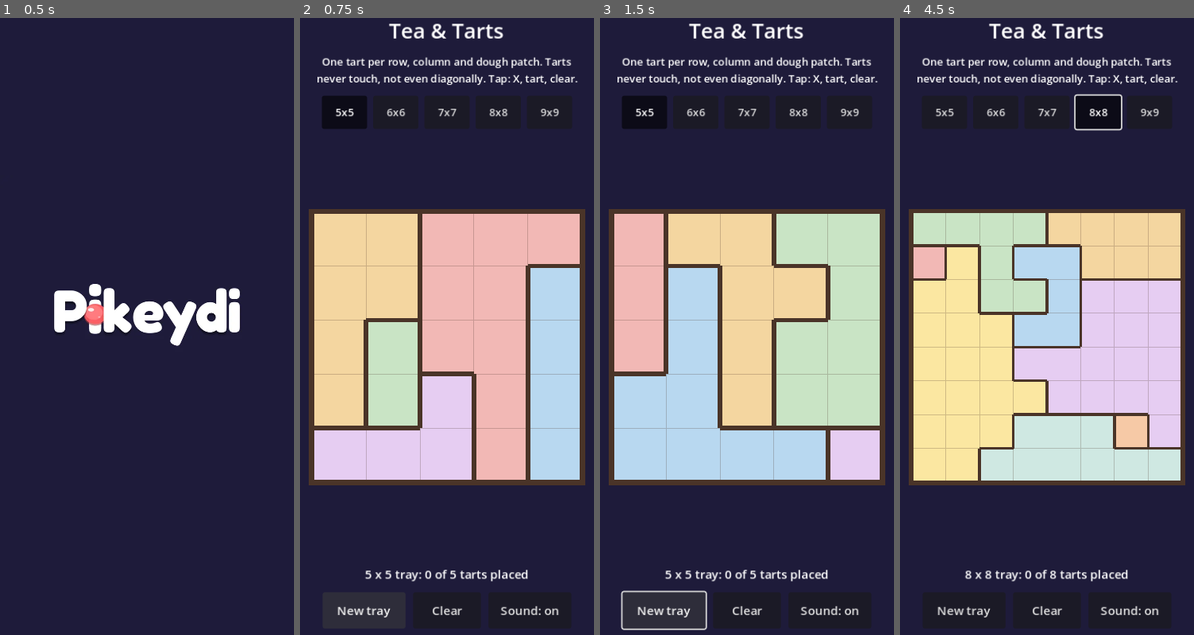
Above: before the commit, frames 1-4 (left to right).
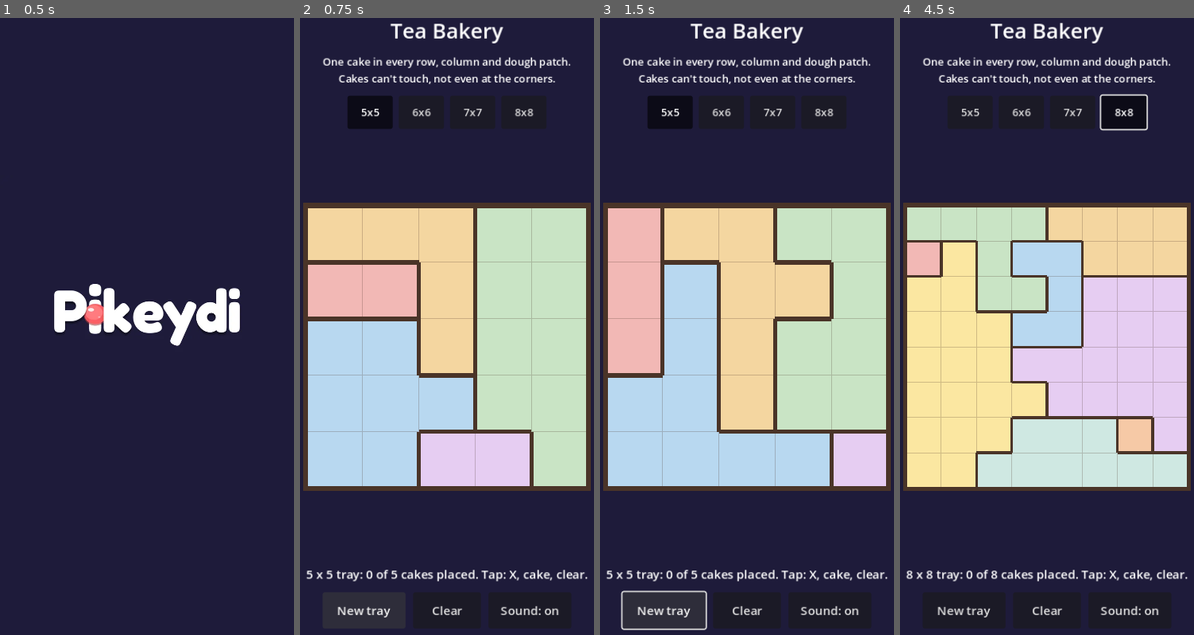
Above: after the commit, the same moments.

Repository: shaharFranses/tea-bakery
Game: Godot game, scene res://scenes/main.tscn
The game is run twice, just before and just after one commit, with the same random seed, the same clock (stepped at 60 frames per second) and the same inputs.
Inputs:
- Up to frame 1 (0.5 s): no input
- Up to frame 2 (0.75 s): click "New tray" at 0.5 s
- Up to frame 3 (1.5 s): click "New tray" at 1.25 s
- Up to frame 4 (4.5 s): click "5x5" at 2 s; click "6x6" at 2.75 s; click "7x7" at 3.5 s; click "8x8" at 4.25 s

Frame 1 is identical in both runs. In frame 2, 45% of the frame differs, in the area x 1-99%, y 0-92%; in frame 3, 14%; in frame 4, 15%.

Commit message:
Rename to working name tea-bakery; follow SPEC v0.1 (tutorial board 1, cake wording, 8x8 mobile cap / 9x9 desktop), CG gameplayStart, landscape backdrop hook, exclude art/portal from export, game smoke + title check in CI

Diff:
--- a/game/generator.gd
+++ b/game/generator.gd
@@ -1,4 +1,4 @@
-## Tea & Tarts puzzle generator: deterministic for (size, seed).
+## tea-bakery puzzle generator: deterministic for (size, seed).
 ##  1. random valid cake placement (one per row/col, no touching), from our own seeded RNG (tt_rng.gd);
 ##  2. grow n dough patches out from the n cakes (random frontier growth, 4-connected);
 ##  3. solver counts solutions (stop at 2). While not unique: take the other solution, move one of its cake
@@ -13,7 +13,19 @@
 
 const SIZES := {"easy": 5, "medium": 6, "hard": 7, "expert": 8, "master": 9}
 const MIN_N := 5
-const MAX_N := 9
+const MAX_N := 9            # 9x9 is desktop only (SPEC §9 D-04 / SM 10-25): see MAX_N_MOBILE
+const MAX_N_MOBILE := 8     # 358 px board / 8 = 44.75 px cells, keeps the 44 px tap rule at 390x844
+
+## Tutorial / board 1 (SPEC §4 worked example, validated unique by the solver in tests/test_puzzle.gd).
+const TUTORIAL := {"n": 5, "rows": ["AAACC", "BBACC", "DDACC", "DDDCC", "DDEEC"], "solution": [2, 0, 4, 1, 3]}
+
+static func tutorial() -> Dictionary:
+	var n: int = TUTORIAL.n
+	var reg := PackedInt32Array()
+	for row in TUTORIAL.rows:
+		for ch in row: reg.append(ch.unicode_at(0) - 65)
+	return {"n": n, "seed": -1, "regions": reg, "solution": PackedInt32Array(TUTORIAL.solution),
+		"regrows": 0, "reshapes": 0, "nodes": 0, "ms": 0.0, "tutorial": true}
 const MAX_REGROWS := 200
 
 static func difficulty_size(name: String) -> int:
--- a/game/rules.gd
+++ b/game/rules.gd
@@ -1,4 +1,4 @@
-## Tea & Tarts rules (pure, static). Board: n x n, regions = flat PackedInt32Array (row-major, ids 0..n-1).
+## tea-bakery rules (pure, static). Board: n x n, regions = flat PackedInt32Array (row-major, ids 0..n-1).
 ## A solution / placement is a list of Vector2i(row, col) cake cells.
 ## Rules: one cake per row, per column and per dough patch (region); no two cakes touch, diagonals included.
 extends RefCounted
--- a/game/solver.gd
+++ b/game/solver.gd
@@ -1,4 +1,4 @@
-## Tea & Tarts backtracking solver. Row by row with column / patch bitmasks and the no-touch rule
+## tea-bakery backtracking solver. Row by row with column / patch bitmasks and the no-touch rule
 ## (in a row-by-row search, touching can only happen between consecutive rows: |col - prev_col| <= 1).
 ## count() stops at `limit` (use 2 for the uniqueness check). Returns 0 for boards with no solution.
 extends RefCounted
--- a/game/tt_rng.gd
+++ b/game/tt_rng.gd
@@ -1,4 +1,4 @@
-## Tea & Tarts deterministic RNG (xorshift32). Never uses the global randi()/randomize():
+## tea-bakery deterministic RNG (xorshift32). Never uses the global randi()/randomize():
 ## the same seed gives the same sequence on every platform and engine build (pure shifts/xors, masked to 32 bits).
 extends RefCounted
 
--- a/project.godot
+++ b/project.godot
@@ -2,7 +2,7 @@
 config_version=5
 
 [application]
-config/name="Tea & Tarts: Bakery Logic Puzzle"
+config/name="tea-bakery"
 config/version="0.0.1"
 run/main_scene="res://scenes/main.tscn"
 config/features=PackedStringArray("4.3", "GL Compatibility")
--- a/scenes/board_view.gd
+++ b/scenes/board_view.gd
@@ -1,4 +1,4 @@
-## Tea & Tarts board: draws the tray (dough patches, patch borders, X marks, cakes, conflict highlight)
+## tea-bakery board: draws the tray (dough patches, patch borders, X marks, cakes, conflict highlight)
 ## and turns taps into cell cycles: empty -> X mark -> cake -> empty. Code-drawn (no art yet; placeholder palette).
 extends Control
 
--- a/scenes/main.gd
+++ b/scenes/main.gd
@@ -1,6 +1,9 @@
-## Tea & Tarts main scene (Day-0 skeleton + minimal playable board).
+## tea-bakery main scene (Day-0 skeleton + minimal playable board). Working name only: the title is TBD (SM 10-25).
+## Board 1 = SPEC §4 tutorial board (no menu before it, SPEC §6); "New tray" = seeded generated boards.
+## Mobile boards capped at 8x8 (44 px cells); 9x9 only on desktop where cells stay >= 44 px (SPEC §9 D-04).
+## CrazyGames gameplayStart fires once when board 1 becomes playable (after the intro), via PKD_CG (no-op without the SDK).
 ## PKD intro in overlay mode (pikeydi-logo/godot/INTEGRATION.md §2A); ?intro=0 skips it.
-## QA (debug builds, ?qa=1): &seed=<int|text> &size=5..9 &state=solved|almost|conflict ; PKD_QA.show("solve"|"clear"|"new"|"tap:r,c").
+## QA (debug builds, ?qa=1): &seed=<int|text> (skips the tutorial) &size=5..9 &state=solved|almost|conflict ; PKD_QA.show("solve"|"clear"|"new"|"tap:r,c").
 ## Nothing here pauses the tree (FF boot-hang lesson).
 extends Control
 
@@ -24,16 +27,25 @@
 var button: Button      # "New tray" (starter's 44px button contract)
 var mute: Button
 var size_buttons: Array = []
+var backdrop: TextureRect
+var backdrop_fill: ColorRect
+var gameplay_started := false
+const BACKDROP_PATHS := ["res://assets/backdrop/backdrop_landscape.png", "res://assets/backdrop/backdrop_landscape.webp"]
+const COLUMN_MAX_W := 480.0   # portrait play column width on landscape screens
 
 func _ready() -> void:
 	Dbg.main = self
 	_build_ui()
 	PkdView.insets_changed.connect(_apply_safe_area)
 	_apply_safe_area()
-	n = clampi(Dbg.toggle("size", "5").to_int(), Gen.MIN_N, Gen.MAX_N)
+	get_viewport().size_changed.connect(_on_resized)
 	var qs := Dbg.toggle("seed", "")
-	seed_value = Gen.seed_from_string(qs) if qs != "" else _fresh_seed()
-	new_board(n, seed_value)
+	var qsize := Dbg.toggle("size", "")
+	if qs != "" or qsize != "":
+		n = clampi((qsize if qsize != "" else "5").to_int(), Gen.MIN_N, max_size())
+		new_board(n, Gen.seed_from_string(qs) if qs != "" else _fresh_seed())
+	else:
+		load_tutorial()
 	var st := Dbg.toggle("state", "")
 	if st != "": _qa_state_preset(st)
 	if Dbg.toggle("intro", "1") == "0":
@@ -48,16 +60,30 @@
 	return int(Time.get_unix_time_from_system()) & 0x7FFFFFFF
 
 func _build_ui() -> void:
+	# Landscape desktop backdrop hook (ART asset in res://assets/backdrop/, see README.txt there).
+	backdrop_fill = ColorRect.new(); backdrop_fill.name = "BackdropFill"
+	backdrop_fill.color = Color("2a2440"); backdrop_fill.mouse_filter = Control.MOUSE_FILTER_IGNORE
+	backdrop_fill.set_anchors_preset(Control.PRESET_FULL_RECT)
+	add_child(backdrop_fill); move_child(backdrop_fill, 1)
+	backdrop = TextureRect.new(); backdrop.name = "Backdrop"
+	backdrop.mouse_filter = Control.MOUSE_FILTER_IGNORE
+	backdrop.set_anchors_preset(Control.PRESET_FULL_RECT)
+	backdrop.expand_mode = TextureRect.EXPAND_IGNORE_SIZE
+	backdrop.stretch_mode = TextureRect.STRETCH_KEEP_ASPECT_COVERED
+	for path in BACKDROP_PATHS:
+		if ResourceLoader.exists(path):
+			backdrop.texture = load(path); break
+	add_child(backdrop); move_child(backdrop, 2)
 	var vb := VBoxContainer.new()
 	vb.name = "VBox"
 	vb.add_theme_constant_override("separation", 12)
 	margin.add_child(vb)
-	label = Label.new(); label.name = "Title"; label.text = "Tea & Tarts"
+	label = Label.new(); label.name = "Title"; label.text = "Tea Bakery"   # working title placeholder; final title TBD
 	label.add_theme_font_size_override("font_size", 28)
 	label.horizontal_alignment = HORIZONTAL_ALIGNMENT_CENTER
 	vb.add_child(label)
 	var hint := Label.new(); hint.name = "Hint"
-	hint.text = "One tart per row, column and dough patch. Tarts never touch, not even diagonally. Tap: X, tart, clear."
+	hint.text = "One cake in every row, column and dough patch.\nCakes can't touch, not even at the corners."
 	hint.add_theme_font_size_override("font_size", 14)
 	hint.autowrap_mode = TextServer.AUTOWRAP_WORD_SMART
 	hint.horizontal_alignment = HORIZONTAL_ALIGNMENT_CENTER
@@ -70,12 +96,14 @@
 		var b := Button.new(); b.name = "Size%d" % k; b.text = "%dx%d" % [k, k]
 		b.custom_minimum_size = Vector2(60, 44); b.toggle_mode = true
 		b.add_theme_font_size_override("font_size", 14)
+		b.set_meta("n", k)
 		b.pressed.connect(func(): new_board(k, _fresh_seed()))
 		sizes.add_child(b); size_buttons.append(b)
 	board = BoardView.new(); board.name = "Board"
 	board.size_flags_vertical = Control.SIZE_EXPAND_FILL
 	board.custom_minimum_size = Vector2(300, 300)
 	board.cell_tapped.connect(tap_cell)
+	board.resized.connect(_update_size_buttons)
 	vb.add_child(board)
 	status = Label.new(); status.name = "Status"
 	status.add_theme_font_size_override("font_size", 16)
@@ -99,13 +127,41 @@
 	row.add_child(mute)
 
 func new_board(size: int, s: int) -> void:
-	n = clampi(size, Gen.MIN_N, Gen.MAX_N); seed_value = s
-	puzzle = Gen.generate(n, s)
+	n = clampi(size, Gen.MIN_N, max_size()); seed_value = s
+	_set_puzzle(Gen.generate(n, s))
+	Dbg.hit("board n=%d seed=%d (%.0f ms, %d reshapes)" % [n, s, puzzle.ms, puzzle.reshapes])
+
+func load_tutorial() -> void:
+	var t := Gen.tutorial()
+	n = t.n; seed_value = t.seed
+	_set_puzzle(t)
+	Dbg.hit("board 1: tutorial 5x5")
+
+func _set_puzzle(p: Dictionary) -> void:
+	puzzle = p
 	board.setup(n, puzzle.regions)
 	moves = 0; won = false
-	for b in size_buttons: b.button_pressed = b.name == "Size%d" % n
+	_update_size_buttons()
 	_refresh()
-	Dbg.hit("board n=%d seed=%d (%.0f ms, %d reshapes)" % [n, s, puzzle.ms, puzzle.reshapes])
+
+## Largest board for this device: 8 on phones/touch, 9 on desktop only if 9x9 cells stay >= 44 px.
+func max_size() -> int:
+	var mobile := OS.has_feature("web_android") or OS.has_feature("web_ios") or OS.has_feature("mobile") \
+		or DisplayServer.is_touchscreen_available()
+	if mobile: return Gen.MAX_N_MOBILE
+	var side: float = board.board_rect().size.x if board and board.size.x > 0 else 0.0
+	if side > 0.0 and side / 9.0 < 44.0: return Gen.MAX_N_MOBILE
+	return Gen.MAX_N
+
+func _update_size_buttons() -> void:
+	var mx := max_size()
+	for b in size_buttons:
+		b.visible = b.get_meta("n") <= mx
+		b.button_pressed = b.get_meta("n") == n
+
+func _on_resized() -> void:
+	_apply_safe_area()
+	_update_size_buttons()
 
 func clear_board() -> void:
 	board.cells.fill(BoardView.EMPTY); moves = 0; won = false; _refresh()
@@ -139,9 +195,9 @@
 		status.text = "Tray baked! Golden and perfect."
 		if not was_won: Dbg.hit("WIN n=%d seed=%d moves=%d" % [n, seed_value, moves])
 	elif not bad.is_empty():
-		status.text = "Those tarts would stick together."
+		status.text = "Those cakes would stick together in the oven."
 	else:
-		status.text = "%d x %d tray: %d of %d tarts placed" % [n, n, cs.size(), n]
+		status.text = "%d x %d tray: %d of %d cakes placed. Tap: X, cake, clear." % [n, n, cs.size(), n]
 
 func _qa_state_preset(st: String) -> void:
 	var sol: PackedInt32Array = puzzle.solution
@@ -158,14 +214,32 @@
 	intro_done = true
 	Store.loading_stop()      # CrazyGames loadingStop: intro finished AND scene ready
 	Dbg.hit("intro finished")
+	_gameplay_start()
 	print("[PKD] intro finished")
+
+## CrazyGames SDK v3 gameplayStart, once, when board 1 is playable. Guarded: PKD_CG (html/head_include.html)
+## is a no-op without the SDK (localhost, Pages, QA builds), and non-web builds skip it.
+func _gameplay_start() -> void:
+	if gameplay_started: return
+	gameplay_started = true
+	if OS.has_feature("web"):
+		JavaScriptBridge.eval("window.PKD_CG && window.PKD_CG.gameplay && window.PKD_CG.gameplay(true)")
+	Dbg.hit("gameplayStart (board 1)")
 
 func _apply_safe_area() -> void:
 	var m = PkdView.safe_margins()
+	var vs := get_viewport_rect().size
+	var landscape := vs.x > vs.y
+	# landscape: centred portrait column on the backdrop; portrait: full width
+	var side := 16.0
+	if landscape: side = max(16.0, (vs.x - COLUMN_MAX_W) / 2.0)
 	margin.add_theme_constant_override("margin_top", int(16 + m[0]))
-	margin.add_theme_constant_override("margin_right", int(16 + m[1]))
+	margin.add_theme_constant_override("margin_right", int(side + m[1]))
 	margin.add_theme_constant_override("margin_bottom", int(16 + m[2]))
-	margin.add_theme_constant_override("margin_left", int(16 + m[3]))
+	margin.add_theme_constant_override("margin_left", int(side + m[3]))
+	if backdrop:
+		backdrop.visible = landscape and backdrop.texture != null
+		backdrop_fill.visible = landscape
 
 func qa_state() -> Dictionary:
 	var br: Rect2 = board.board_rect()
@@ -173,7 +247,8 @@
 	var marks := []
 	for i in n * n:
 		if board.cells[i] == BoardView.MARK: marks.append([i / n, i % n])
-	return {"intro_done": intro_done, "taps": taps, "n": n, "seed": seed_value, "moves": moves, "won": won,
+	return {"intro_done": intro_done, "taps": taps, "n": n, "max_size": max_size(), "tutorial": puzzle.get("tutorial", false),
+		"gameplay_started": gameplay_started, "backdrop": backdrop.visible, "backdrop_asset": backdrop.texture != null, "seed": seed_value, "moves": moves, "won": won,
 		"cakes": cakes().map(func(p): return [p.x, p.y]), "marks": marks,
 		"conflicts": board.conflict_cells.keys().map(func(p): return [p.x, p.y]),
 		"regions": Array(puzzle.regions), "gen_ms": puzzle.ms, "reshapes": puzzle.reshapes,
--- a/tests/test_puzzle.gd
+++ b/tests/test_puzzle.gd
@@ -1,4 +1,4 @@
-## Tea & Tarts generator / solver / rules tests (GUT, headless). TT_SEEDS env var overrides seeds per size (default 200).
+## tea-bakery generator / solver / rules tests (GUT, headless). TT_SEEDS env var overrides seeds per size (default 200).
 extends GutTest
 
 const Gen = preload("res://game/generator.gd")
@@ -113,3 +113,11 @@
 	assert_false(Rules.regions_valid(n, reg), "disconnected patch")
 	reg = PackedInt32Array(); for i in 25: reg.append(0)
 	assert_false(Rules.regions_valid(n, reg), "missing patches")
+
+func test_tutorial_board_unique_and_valid():
+	var t = Gen.tutorial()
+	assert_true(Rules.regions_valid(t.n, t.regions))
+	var sols: Array = Solver.new().solve(t.n, t.regions, 2)
+	assert_eq(sols.size(), 1, "tutorial board has exactly one solution")
+	assert_eq(sols[0], t.solution)
+	assert_true(Rules.is_solution(t.n, t.regions, Rules.cols_to_cells(t.solution)))
Not shown, added: assets/backdrop/README.txt
Not shown, changed: export_presets.cfg
Not shown, changed: ci/run.sh
Not shown, changed: docs/TT_SKELETON.md
